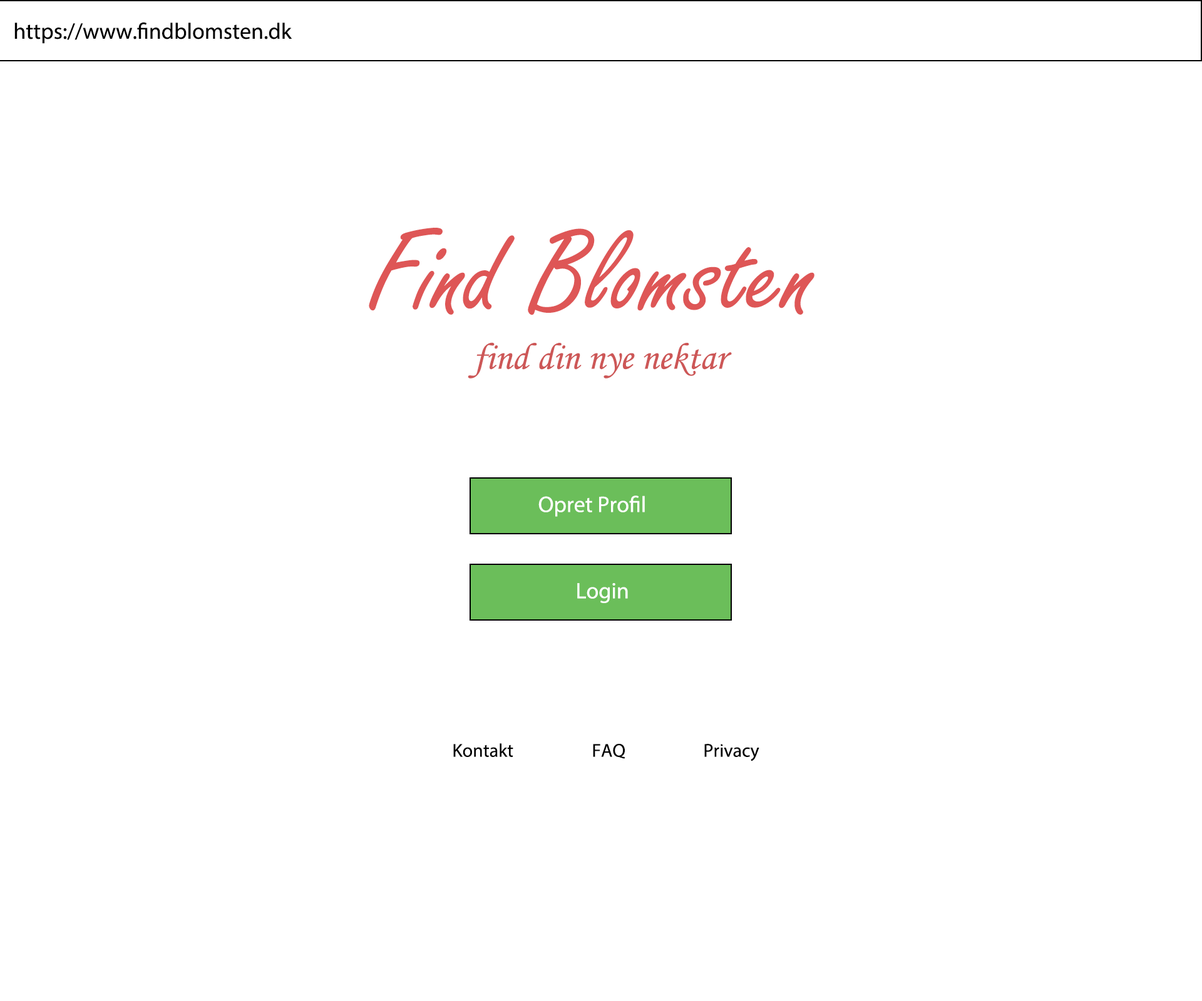
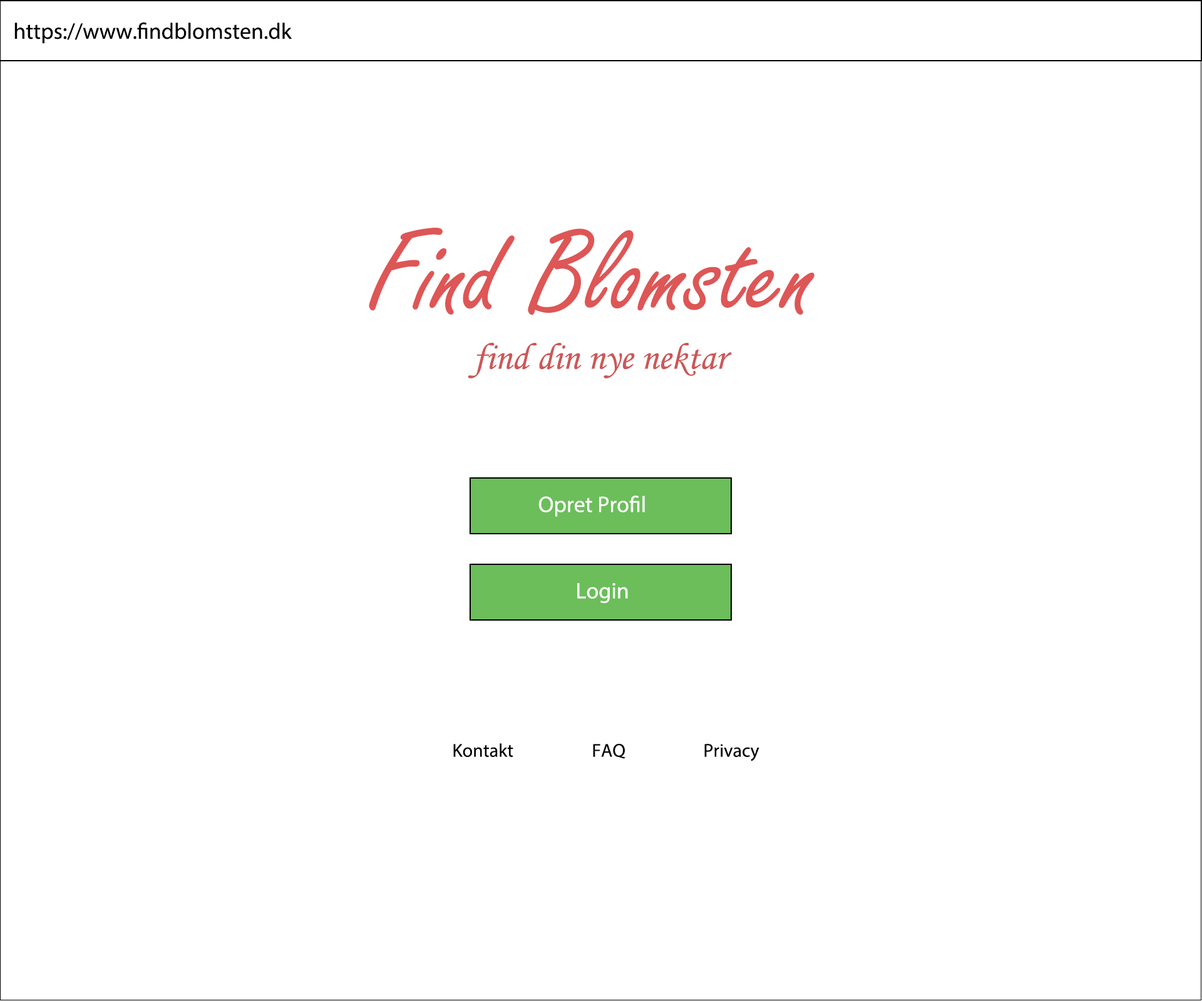
Layered file, before and after one edit (1202×1001). Changes by layer:
added layer "Rectangle 1" in group "Header" over [0,1,1202,1001]
